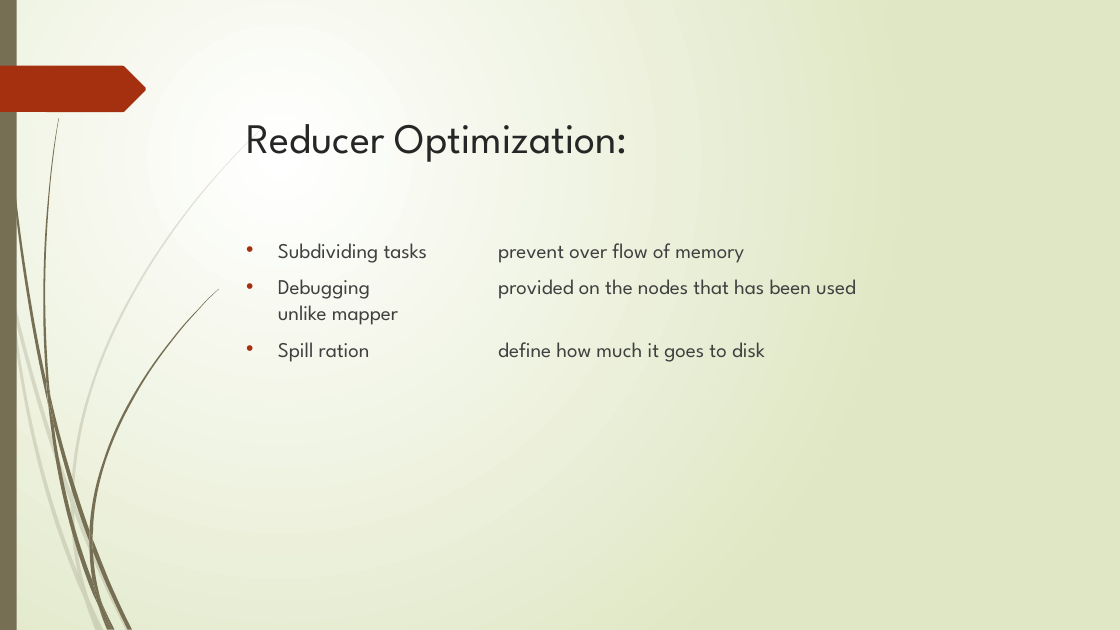
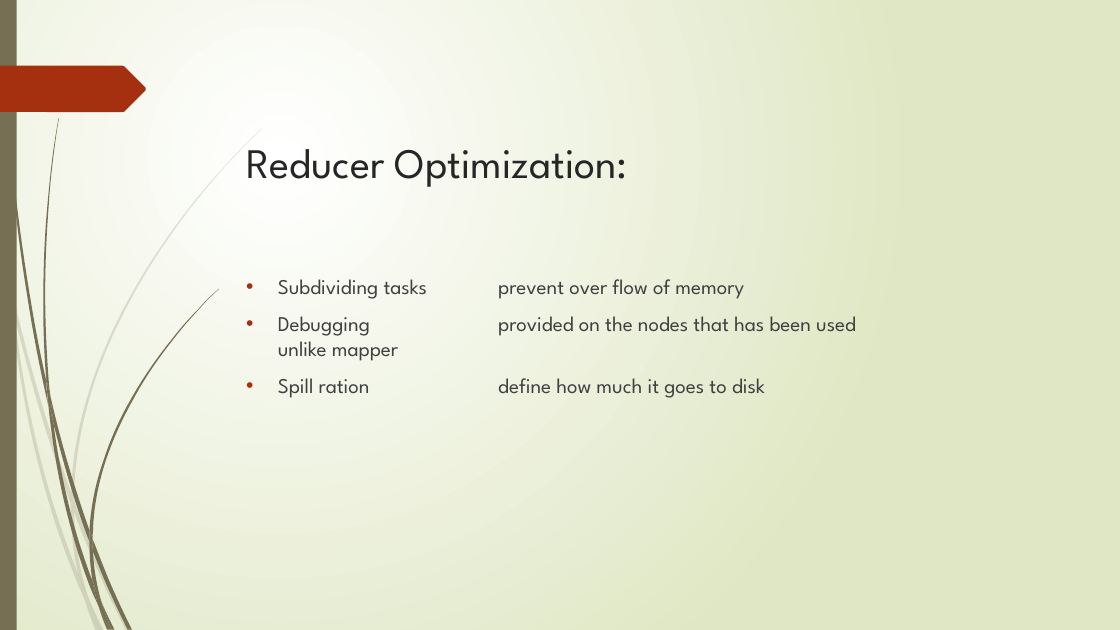
Before and after one commit to saeidmotevali/03-Hive-PigHadoopWorkshop, a slide deck: slide 7 of Pig and Hive.pptx. Drawn at 1120x630 pixels with LibreOffice and Linux fonts; fonts in the diff are those of the drawing. Boxes give left, top, right and bottom in pixels: in the first picture for what was removed or moved away, otherwise in the second. Text is boxed around its words. In the diff, an @@ line names an element or a change of style, - is before the commit and + after.

```diff
--- a/Pig and Hive.pptx
+++ b/Pig and Hive.pptx
@@ title "Reducer Optimization:": place and size @@
-title "Reducer Optimization:" at box(247, 124, 628, 162)
+title "Reducer Optimization:" at box(247, 149, 628, 187)
@@ text "Subdividing tasks prevent over flow ...": place and size @@
-text "Subdividing tasks prevent over flow ..." at box(278, 243, 856, 362)
+text "Subdividing tasks prevent over flow ..." at box(278, 279, 856, 398)
```
Also in this commit, not shown: 3 other slides changed, 1 slide added, 3 other files.
